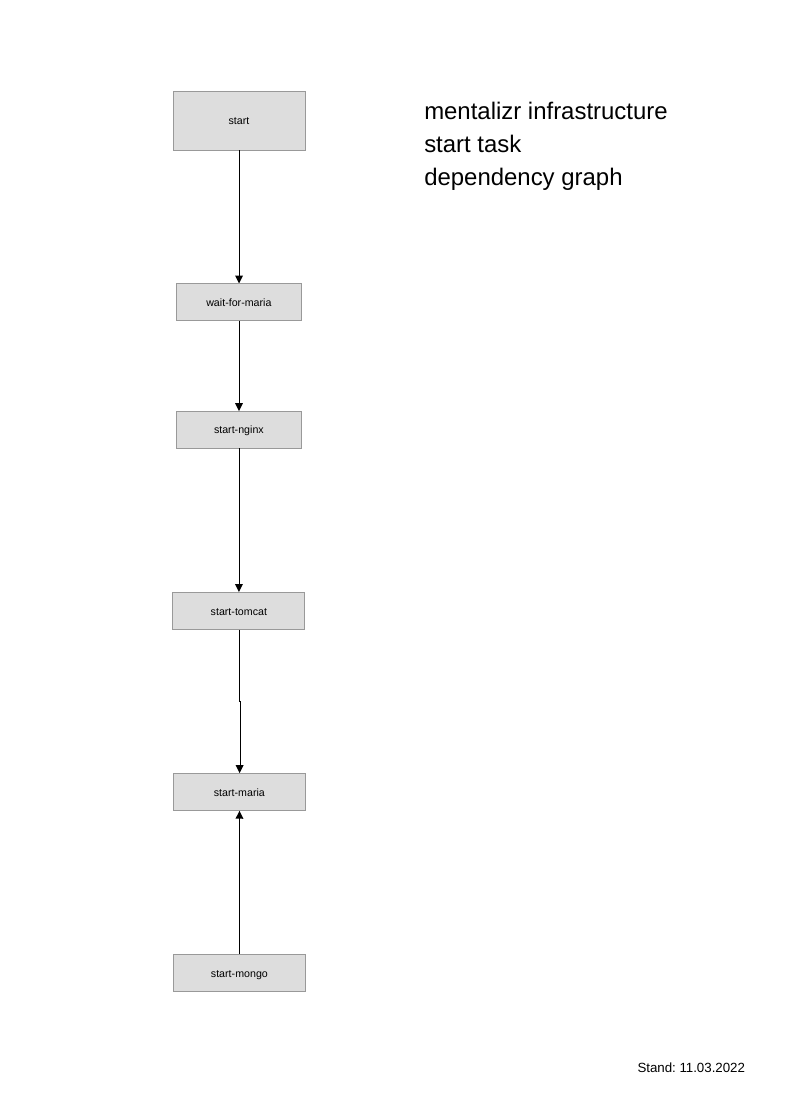
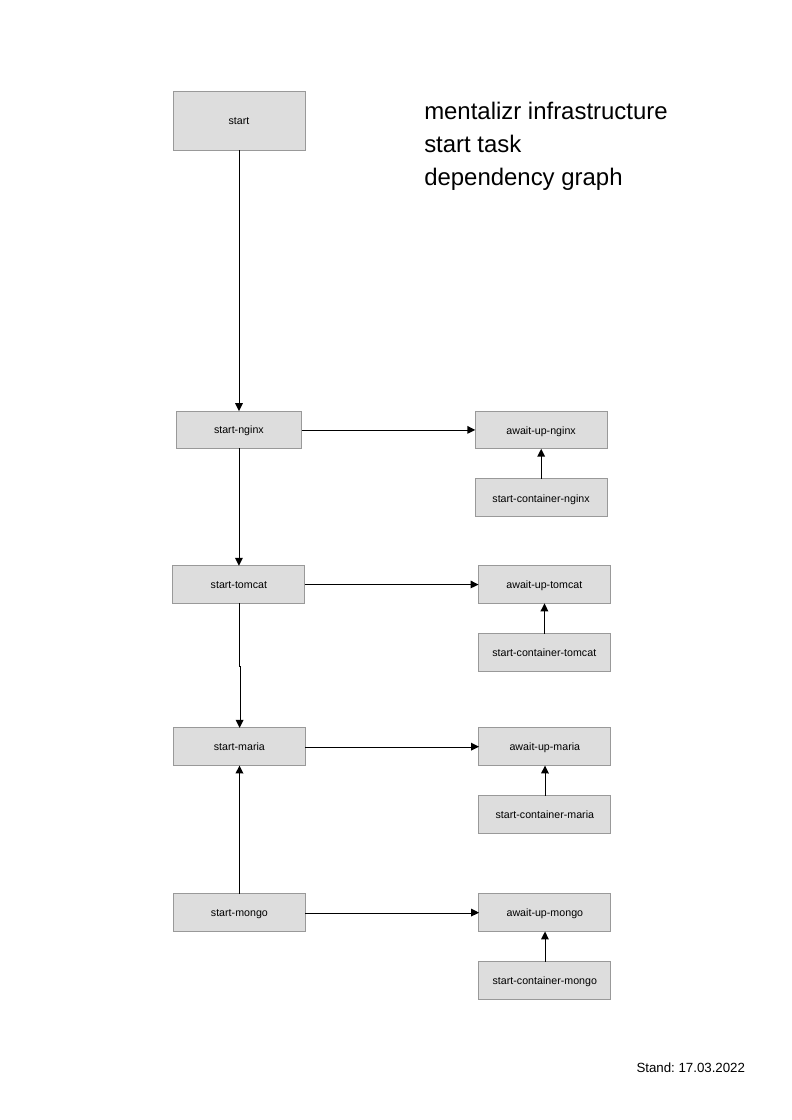
Before and after one commit to mentalizr/m7r-infra-single-host, a slide deck: slide 4 of docu/tasks.odp. Drawn at 792x1120 pixels with LibreOffice and Linux fonts; fonts in the diff are those of the drawing. Boxes give left, top, right and bottom in pixels: in the first picture for what was removed or moved away, otherwise in the second. Text is boxed around its words. In the diff, an @@ line names an element or a change of style, - is before the commit and + after.

Commit message:
mongo user

```diff
--- a/docu/tasks.odp
+++ b/docu/tasks.odp
@@ elbow arrow moved from (239, 150) - (239, 283) to (239, 150) - (238, 411) @@
@@ rectangle removed at [176, 283, 302, 321] @@
-wait-for-maria
@@ elbow arrow removed from (239, 321) to (238, 411) @@
@@ rectangle added at [475, 411, 607, 448], fill #DDDDDD, outline #999999 0 pt, 8 pt, text #000000 @@
+await-up-nginx
@@ elbow arrow moved from (238, 448) - (238, 592) to (238, 448) - (238, 566) @@
@@ elbow arrow added from (302, 430) to (475, 430), #000000 0 pt @@
@@ elbow arrow added from (541, 479) to (541, 449), #000000 0 pt @@
@@ rectangle added at [475, 479, 607, 516], fill #DDDDDD, outline #999999 0 pt, 8 pt, text #000000 @@
+start-container-nginx
@@ rectangle "start-tomcat": place and size @@
-rectangle "start-tomcat" at [173, 592, 305, 629]
+rectangle "start-tomcat" at [173, 566, 305, 603]
@@ rectangle added at [478, 566, 610, 603], fill #DDDDDD, outline #999999 0 pt, 8 pt, text #000000 @@
+await-up-tomcat
@@ elbow arrow added from (305, 584) to (478, 584), #000000 0 pt @@
@@ elbow arrow moved from (238, 629) - (239, 773) to (238, 603) - (239, 728) @@
@@ elbow arrow added from (544, 633) to (544, 603), #000000 0 pt @@
@@ rectangle added at [478, 633, 610, 670], fill #DDDDDD, outline #999999 0 pt, 8 pt, text #000000 @@
+start-container-tomcat
@@ rectangle "start-maria": place and size @@
-rectangle "start-maria" at [173, 773, 305, 810]
+rectangle "start-maria" at [173, 728, 305, 765]
@@ elbow arrow added from (305, 747) to (479, 747), #000000 0 pt @@
@@ rectangle added at [479, 728, 611, 765], fill #DDDDDD, outline #999999 0 pt, 8 pt, text #000000 @@
+await-up-maria
@@ elbow arrow moved from (239, 954) - (239, 810) to (239, 894) - (239, 765) @@
@@ elbow arrow added from (545, 796) to (545, 765), #000000 0 pt @@
@@ rectangle added at [479, 796, 611, 833], fill #DDDDDD, outline #999999 0 pt, 8 pt, text #000000 @@
+start-container-maria
@@ rectangle "start-mongo": place and size @@
-rectangle "start-mongo" at [173, 954, 305, 991]
+rectangle "start-mongo" at [173, 894, 305, 931]
@@ rectangle added at [479, 894, 611, 931], fill #DDDDDD, outline #999999 0 pt, 8 pt, text #000000 @@
+await-up-mongo
@@ elbow arrow added from (305, 913) to (479, 913), #000000 0 pt @@
@@ elbow arrow added from (545, 962) to (545, 931), #000000 0 pt @@
@@ rectangle added at [479, 962, 611, 999], fill #DDDDDD, outline #999999 0 pt, 8 pt, text #000000 @@
+start-container-mongo
@@ text at [637, 1062, 745, 1072]: text changed @@
-Stand: 11.03.2022
+Stand: 17.03.2022
```
Also in this commit, not shown: 35 other files.
